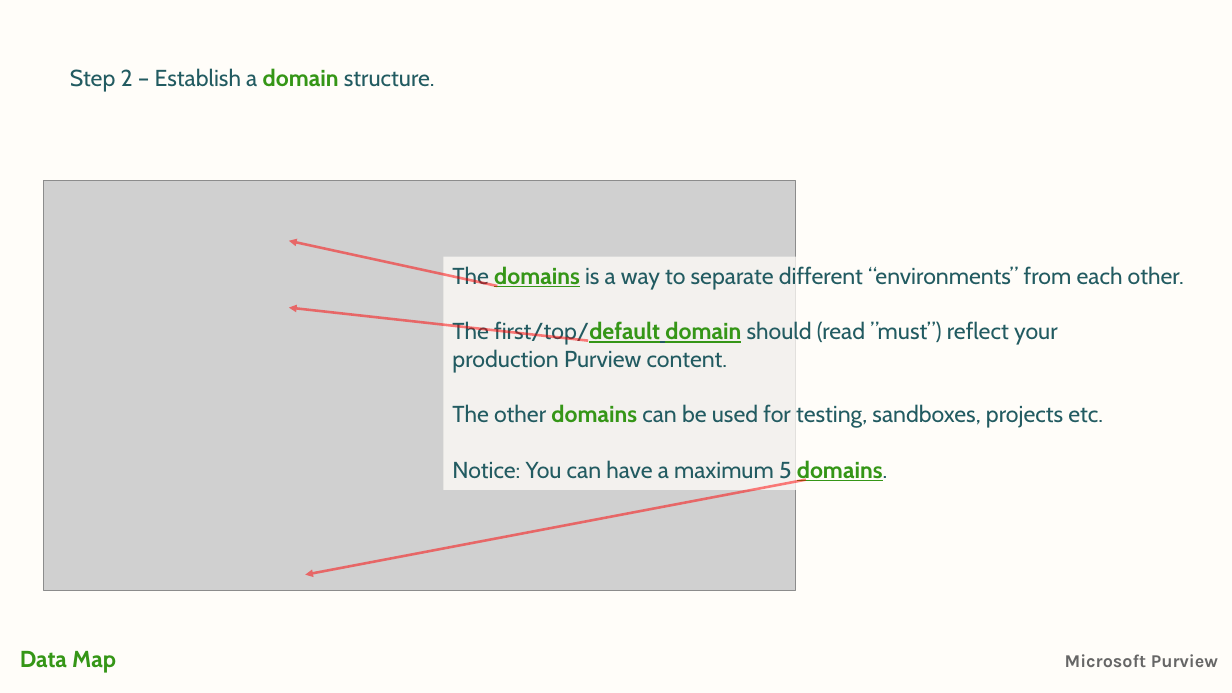
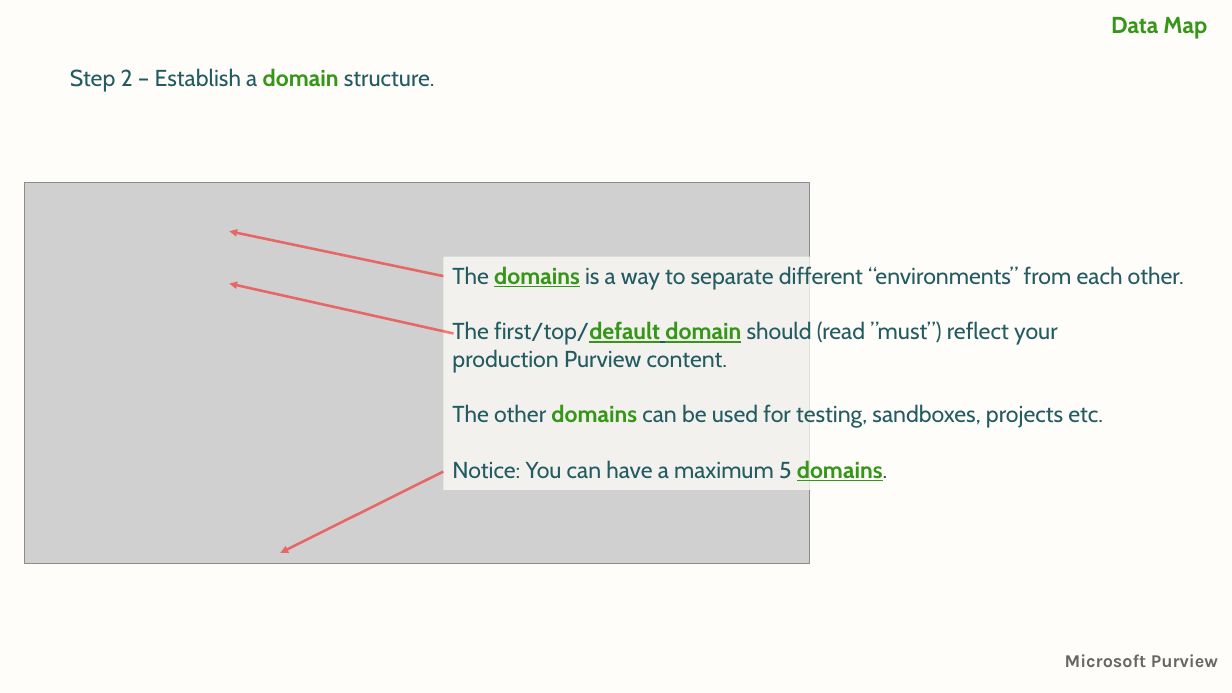
Before and after one commit to jcordtz/microsoft-purview-stuff, a slide deck: slide 6 of Presentations/2-Getting Started/Purview-2-datamap.pptx. Drawn at 1232x693 pixels with LibreOffice and Linux fonts; fonts in the diff are those of the drawing; grey boxes stand for pictures; background and template pictures are left out. Boxes give left, top, right and bottom in pixels: in the first picture for what was removed or moved away, otherwise in the second. Text is boxed around its words. In the diff, an @@ line names an element or a change of style, - is before the commit and + after.

```diff
--- a/Presentations/2-Getting Started/Purview-2-datamap.pptx
+++ b/Presentations/2-Getting Started/Purview-2-datamap.pptx
@@ text added at <box>1111,17,1207,39</box>, 18 pt, text #359617, bold @@
+Data Map
@@ picture: place and size @@
-picture at <box>43,180,797,590</box>
+picture at <box>25,183,811,564</box>
@@ arrow moved from (497, 287) - (289, 241) to (444, 276) - (229, 231) @@
@@ arrow moved from (589, 341) - (289, 308) to (454, 334) - (229, 284) @@
@@ arrow moved from (806, 480) - (305, 575) to (444, 471) - (280, 553) @@
@@ text removed at <box>20,651,116,673</box> @@
-Data Map
```
Also in this commit, not shown: 53 other slides changed, 1 slide added, 7 other files.
